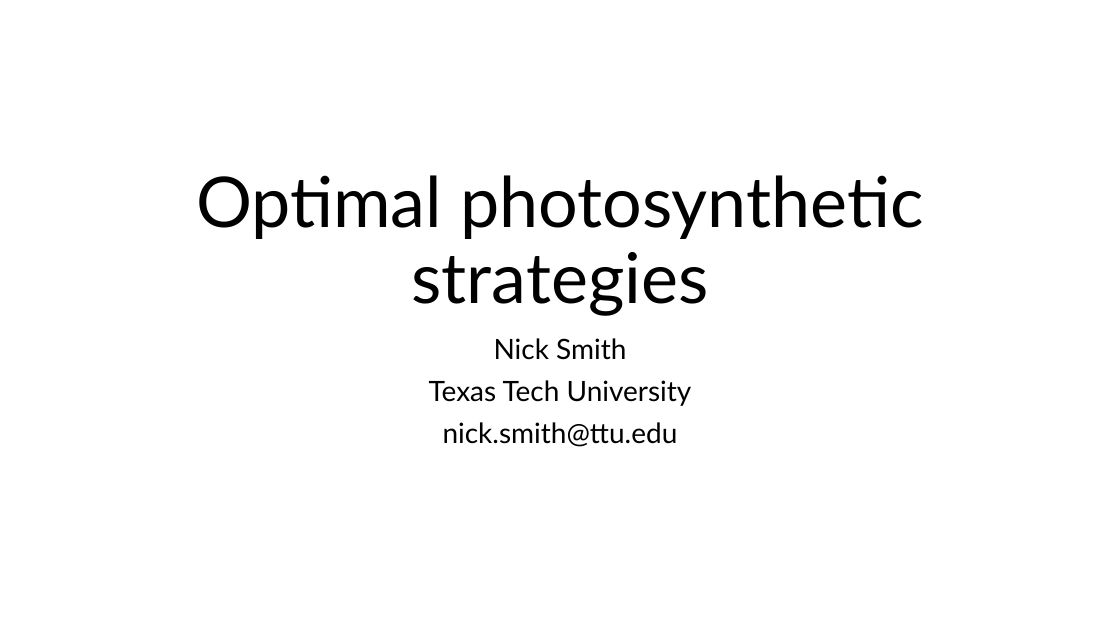
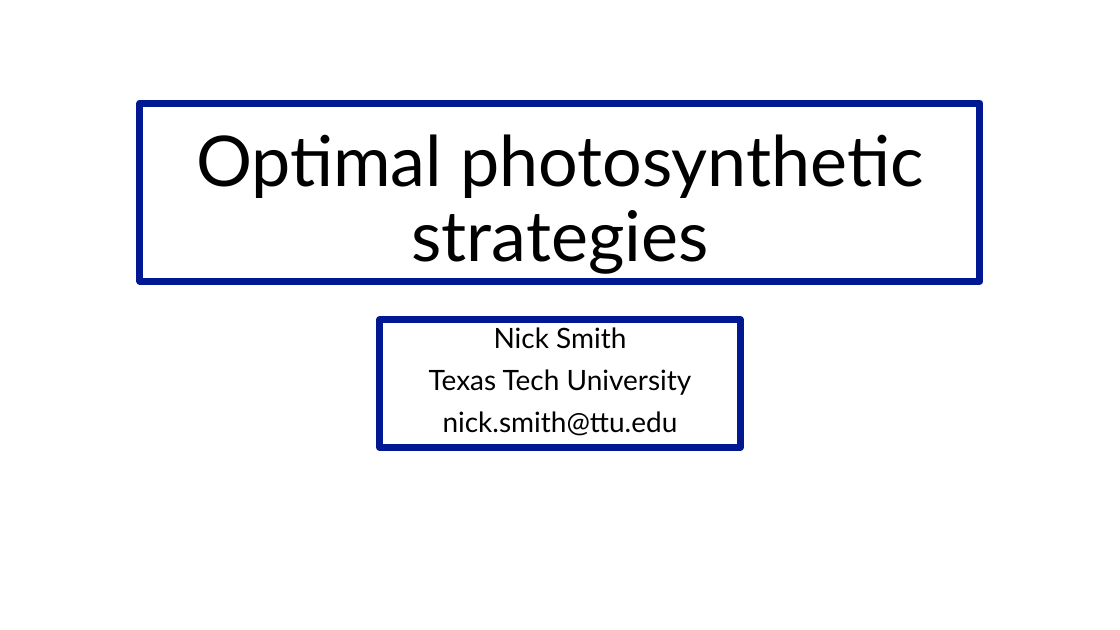
Before and after one commit to SmithEcophysLab/egu_2026, a slide deck: slide 1 of src/egu2026_optphoto_smith.pptx. Drawn at 1120x630 pixels with LibreOffice and Linux fonts; fonts in the diff are those of the drawing; background and template pictures are left out. Boxes give left, top, right and bottom in pixels: in the first picture for what was removed or moved away, otherwise in the second. Text is boxed around its words. In the diff, an @@ line names an element or a change of style, - is before the commit and + after.

```diff
--- a/src/egu2026_optphoto_smith.pptx
+++ b/src/egu2026_optphoto_smith.pptx
@@ title "Optimal photosynthetic strategies": place and size @@
-title "Optimal photosynthetic strategies" at box(196, 175, 924, 316)
+title "Optimal photosynthetic strategies" at box(140, 103, 981, 281)
@@ title "Optimal photosynthetic strategies" at box(140, 103, 981, 281): fill none to #FFFFFF; outline none to #011893 6 pt @@
@@ subtitle "Nick Smith" at box(380, 320, 741, 448): fill none to #FFFFFF; outline none to #011893 6 pt @@
@@ subtitle "Nick Smith": place and size @@
-subtitle "Nick Smith" at box(429, 338, 692, 447)
+subtitle "Nick Smith" at box(380, 320, 741, 448)
```
Also in this commit, not shown: 11 other slides changed, 2 slides added, 5 slides removed, 1 other file.
